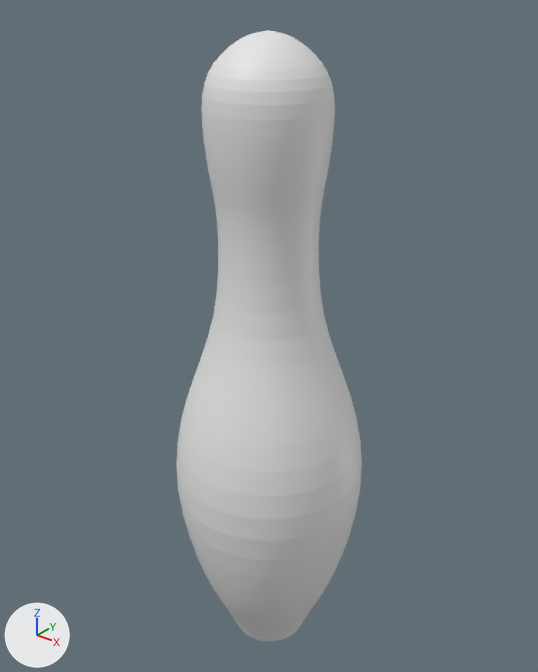
The Blender file pin.blend as it was, and as the next commit left it.
Camera for both pictures: a camera (50 mm lens) standing at (-2.33, -3.32, 2.4) and looking at (-5.08, 0.12, 0.27). Arrows for +X, +Y and +Z are at lower left; the lights stay in place.

The scene before the commit, as lines of its bpy script (objects in view):
```python
me_cylinder_002 = bpy.data.meshes.new('Cylinder.002')
me_cylinder_002.from_pydata(...)  # 384 vertices, 354 faces; spans x -2.31..2.31, y -2.32..2.3, z -1.0..13.15
ob_cylinder_001 = bpy.data.objects.new('Cylinder.001', me_cylinder_002)
ob_cylinder_001.location = (-5.0, 0.028, -1.789)
ob_cylinder_001.scale = (0.299, 0.299, 0.299)
_m = ob_cylinder_001.modifiers.new('Subdivision', 'SUBSURF')
_m.levels = 2
```
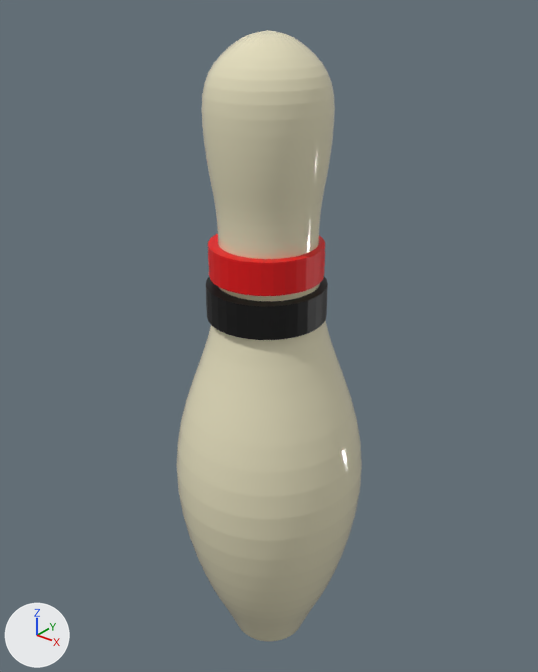
What differs and where, as boxes [x1, y1, x2, y2] in the pictures (538 x 672 px):
'Cylinder.001', recoloured (grey to beige): [176, 30, 362, 641] in both
'Cylinder', added (black): after [206, 277, 328, 340]
'Cylinder.002', added (red): after [208, 234, 325, 296]

Edits to the bpy script that builds the scene:
```text
Add mat_material:
    mat_material = principled_material('Material')
    mat_material.base_color = (0.8, 0.751, 0.526)  # beige #e7e1c0
    mat_material.roughness = 0.0636
Add mat_material_005:
    mat_material_005 = principled_material('Material.005')
    mat_material_005.base_color = (0.8, 0.0, 0.00172)  # red #e70006
Add mat_material_001:
    mat_material_001 = principled_material('Material.001')
    mat_material_001.base_color = (0.0, 0.0, 0.0)  # black #000000
Change me_cylinder_002:
    where me_cylinder_002.from_pydata(...)  # 384 vertices, 354 faces; spans x -2.31..2.31, y -2.32..2.3, z -1.0..13.15
    add me_cylinder_002.materials.append(mat_material)  # beige #e7e1c0
Add me_cylinder_003:
    me_cylinder_003.from_pydata(...)  # a 32-sided cylinder along z spanning x -0.35..0.35, y -0.35..0.35, z -0.1..0.1
    me_cylinder_003.materials.append(mat_material_005)  # red #e70006
Add me_cylinder:
    me_cylinder.from_pydata(...)  # a 32-sided cylinder along z spanning x -0.373..0.373, y -0.373..0.373, z -0.106..0.106
    me_cylinder.materials.append(mat_material_001)  # black #000000
Add ob_cylinder_002:
    ob_cylinder_002 = bpy.data.objects.new('Cylinder.002', me_cylinder_003)
    ob_cylinder_002.location = (-5.0, 0.0, 0.86)
Add ob_cylinder:
    ob_cylinder = bpy.data.objects.new('Cylinder', me_cylinder)
    ob_cylinder.location = (-5.0, 0.0, 0.6)
```
